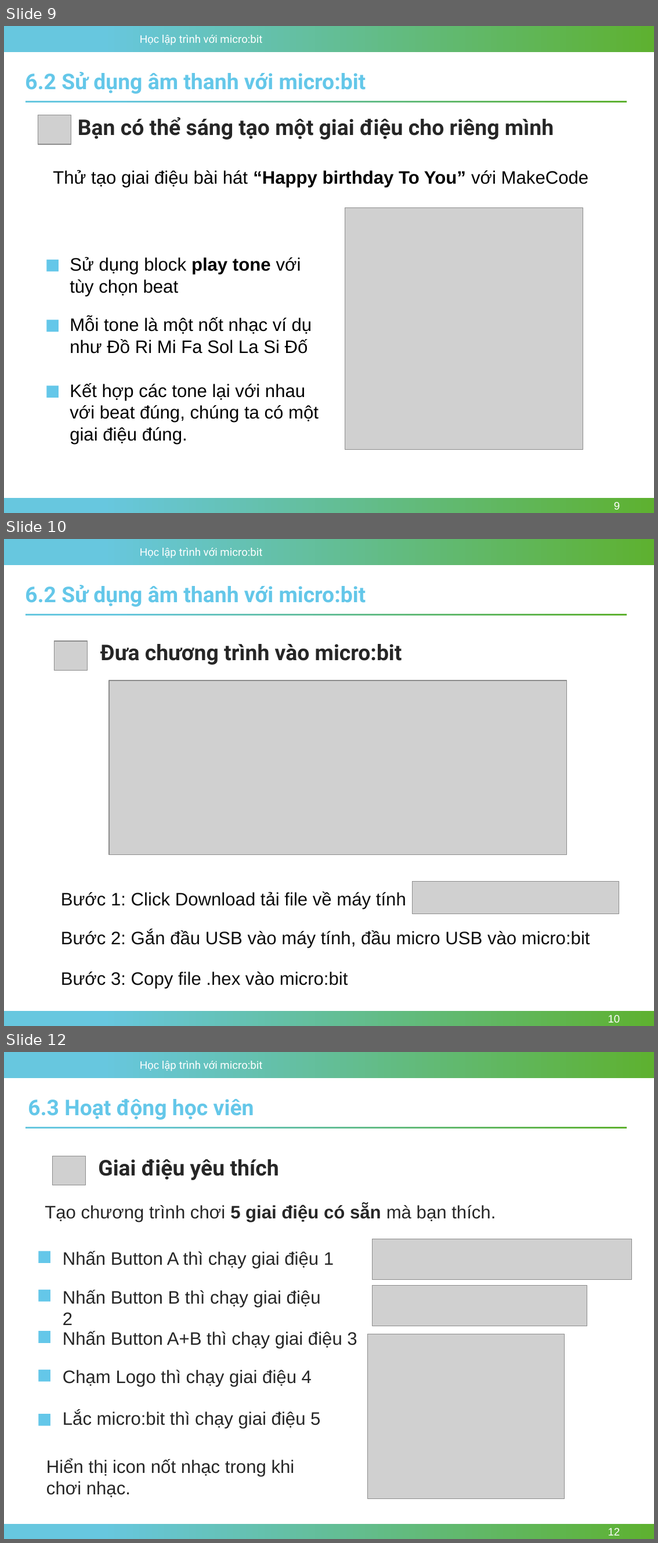
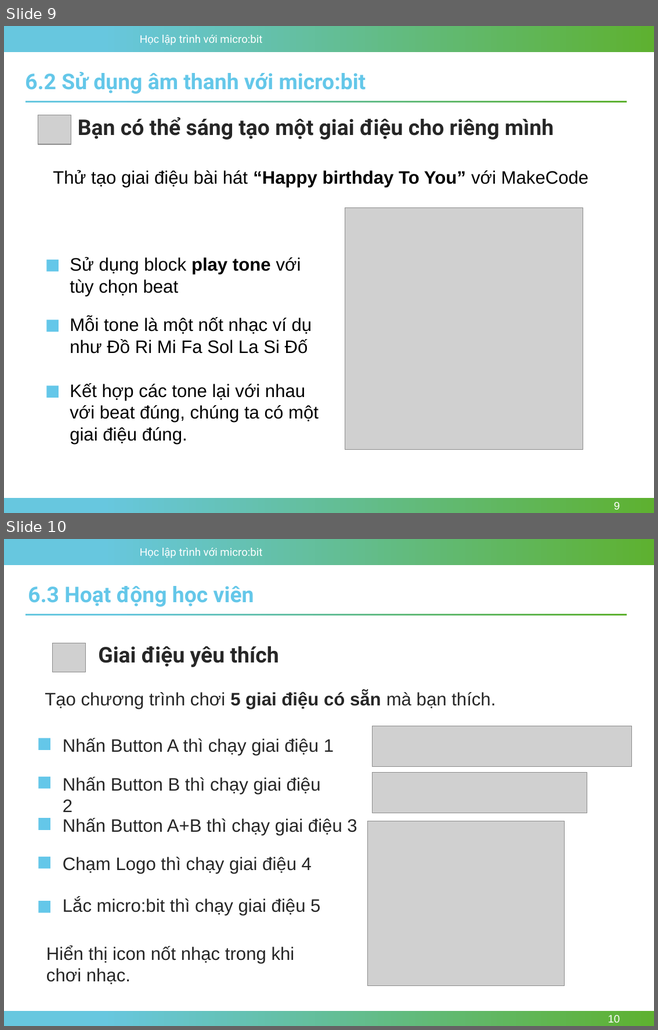
Before and after one commit to nhannn87dn/Learn-microbit, a slide deck: Lessions/Bai-06-Sound-Speaker/Bai-06-Sound-Speaker.pptx. Shown one above the other, each under a label of ours: slides 9, 10 and 12 before the commit, slides 9 and 10 after it; the slides between them are not shown. The pictures are 658x1543 and 658x1030 pixels, drawn with LibreOffice and Linux fonts; fonts in the diff are those of the drawing; grey boxes stand for pictures; background and template pictures are left out. Boxes give left, top, right and bottom in pixels: in the first picture for what was removed or moved away, otherwise in the second. Text is boxed around its words. In the diff, an @@ line names an element or a change of style, - is before the commit and + after.

```diff
--- a/Lessions/Bai-06-Sound-Speaker/Bai-06-Sound-Speaker.pptx
+++ b/Lessions/Bai-06-Sound-Speaker/Bai-06-Sound-Speaker.pptx
@@ slide 10 removed at (4,539,654,1026), background #FFFFFF; not listed: 3 template elements that a slide beside it also shows @@
@@ text removed at (25,585,366,607) @@
-6.2 Sử dụng âm thanh với micro:bit
@@ rectangle removed at (25,614,626,616) @@
@@ picture removed at (54,641,88,670) @@
@@ text removed at (100,644,402,665) @@
-Đưa chương trình vào micro:bit
@@ picture removed at (109,681,567,855) @@
@@ picture removed at (412,881,619,914) @@
@@ text removed at (61,892,406,909) @@
-Bước 1: Click Download tải file về máy tính
@@ text removed at (61,930,590,948) @@
-Bước 2: Gắn đầu USB vào máy tính, đầu micro USB vào micro:bit
@@ text removed at (61,972,348,988) @@
-Bước 3: Copy file .hex vào micro:bit
@@ page number removed at (608,1015,620,1023) @@
-10
@@ what was slide 12 is now slide 10 @@
@@ page number at (608,1015,620,1023): text changed @@
-12
+10
```
Also in this commit, not shown: 1 other slide removed, 28 other files.
